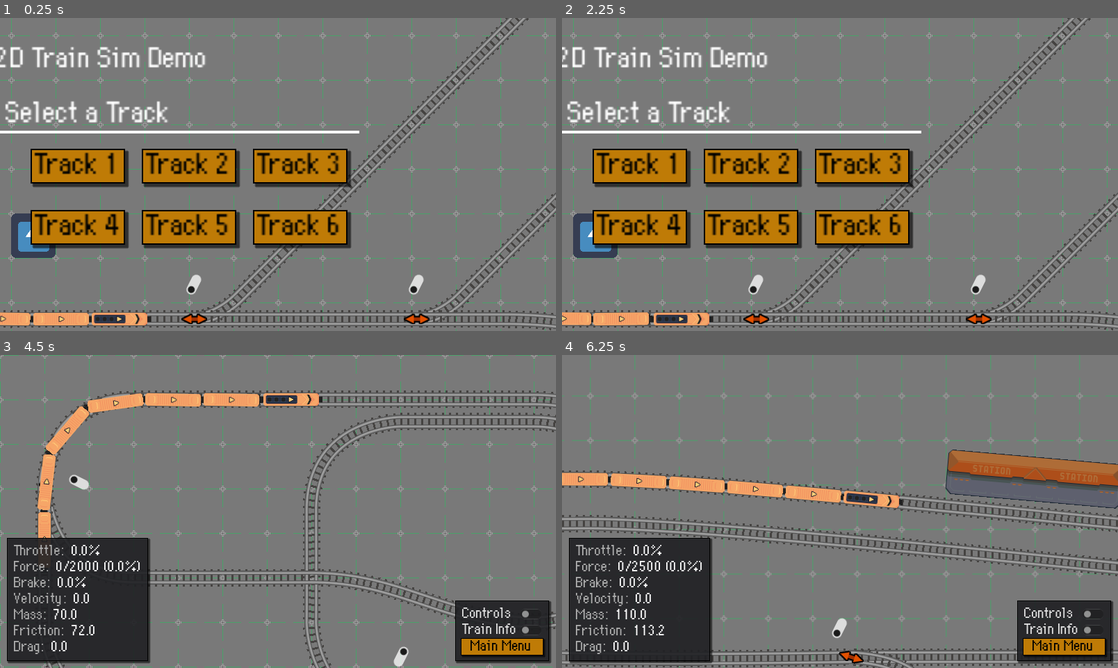
Above: before the commit, frames 1-4 (two rows, left to right).
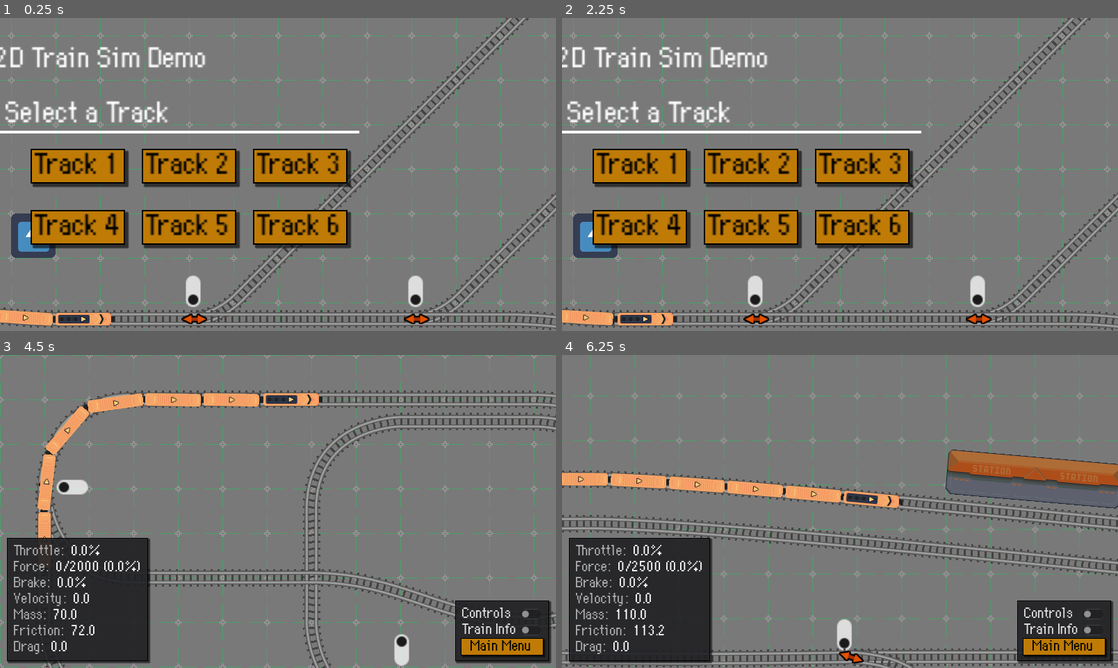
Above: after the commit, the same moments.

Repository: moonbench/simple-godot-train
Game: Godot game, scene res://Demo/Scenes/Game.tscn
Two runs of this game, one before a commit and one after it. Both use one fixed random seed, a clock stepped at 60 frames per second and the inputs below. The engine's default icon, where the game draws it, is replaced by a stand-in: a white triangle on a blue panel in a dark square.
Inputs (mouse positions are in pixels of both pictures, inside the frame that each line leads up to):
- Up to frame 1 (0.25 s): no input
- Up to frame 2 (2.25 s): click (762, 274) at 0.52 s; click "Track 1" at 1.25 s; click "Main Menu" at 2 s
- Up to frame 3 (4.5 s): click "Track 2" at 2.75 s; click "Main Menu" at 3.5 s; click "Track 3" at 4.25 s
- Up to frame 4 (6.25 s): click "Main Menu" at 5 s; click "Track 4" at 5.75 s

The runs differ from the first frame. In frame 1, 1.3% of the frame differs, in the area x 0-77%, y 82-100%; in frame 2, 1.3%; in frame 3, 0.4%; in frame 4, 0.2%.

Commit message:
Fixups

Diff:
--- a/Demo/Scenes/Game.tscn
+++ b/Demo/Scenes/Game.tscn
@@ -13,7 +13,7 @@
 [sub_resource type="Curve2D" id="1"]
 resource_local_to_scene = true
 _data = {
-"points": PackedVector2Array(0.000350952, 0.66742, -0.000350952, -0.66742, 64, -64, -193.007, 0.46365, 193.007, -0.46365, 256, 0, 0, 0, 0, 0, 520, 0)
+"points": PackedVector2Array(-189.644, 0.137689, 189.644, -0.137689, 0, -64, -193.007, 0.46365, 193.007, -0.46365, 320, 0, 0, 0, 0, 0, 520, 0)
 }
 point_count = 3
 
@@ -87,9 +87,9 @@
 [sub_resource type="Curve2D" id="16"]
 resource_local_to_scene = true
 _data = {
-"points": PackedVector2Array(0, 0, 0, 0, 112, 168, 0, 0, 0, 0, 112, 264, 0, 0, 0, 0, 240, 392, 0, 0, 0, 0, 1392, 392, 0, 0, 0, 0, 1456, 328)
-}
-point_count = 5
+"points": PackedVector2Array(0, 0, 0, 0, 48, 168, 0, 0, 0, 0, 240, 392, 0, 0, 0, 0, 1392, 392, 0, 0, 0, 0, 1456, 328)
+}
+point_count = 4
 
 [sub_resource type="FontFile" id="14"]
 fallbacks = Array[Font]([ExtResource("7")])
@@ -112,7 +112,7 @@
 [sub_resource type="Curve2D" id="17"]
 resource_local_to_scene = true
 _data = {
-"points": PackedVector2Array(0, 0, 0, 0, 64, 144, 0, 0, 0, 0, 64, -144, 0, 0, 0, 0, 320, -408, 0, 0, 0, 0, 704, -400)
+"points": PackedVector2Array(0, 0, 0, 0, 0, 144, 0, 0, 0, 0, 64, -144, 0, 0, 0, 0, 320, -408, 0, 0, 0, 0, 704, -400)
 }
 point_count = 4
 
@@ -153,7 +153,6 @@
 points = PackedVector2Array(0, 0, 1.42002, -0.0459953, 5.44007, -0.443412, 8.31259, -0.895513, 11.7001, -1.5814, 15.557 …(762 unchanged characters)…
 
 [node name="Pointer" parent="Tracks/TrackSwitch/LeftTrack" index="5"]
-position = Vector2(0, 0)
 rotation = -0.463648
 
 [node name="RightTrack" parent="Tracks/TrackSwitch" index="1"]
@@ -174,14 +173,11 @@
 points = PackedVector2Array(0, 0, 1.4375, 0, 5.5, 0, 8.39844, 0, 11.8125, 0, 15.6953, 0, 20, 0, 24.6797, 0, 27.1455, 0, …(382 unchanged characters)…
 
 [node name="Pointer" parent="Tracks/TrackSwitch/RightTrack" index="5"]
-position = Vector2(0, 0)
 rotation = 0.0
 
 [node name="Button" parent="Tracks/TrackSwitch" index="2"]
 offset_top = -88.0
 offset_bottom = -40.0
-focus_mode = 0
-button_pressed = true
 
 [node name="TrackSwitch2" parent="Tracks" instance=ExtResource("5")]
 position = Vector2(712, 512)
@@ -204,7 +200,6 @@
 points = PackedVector2Array(0, 0, 1.42002, -0.0459953, 5.44007, -0.443412, 8.31259, -0.895513, 11.7001, -1.5814, 15.557 …(762 unchanged characters)…
 
 [node name="Pointer" parent="Tracks/TrackSwitch2/LeftTrack" index="5"]
-position = Vector2(0, 0)
 rotation = -0.463648
 
 [node name="RightTrack" parent="Tracks/TrackSwitch2" index="1"]
@@ -225,14 +220,11 @@
 points = PackedVector2Array(0, 0, 1.4375, 0, 5.5, 0, 8.39844, 0, 11.8125, 0, 15.6953, 0, 20, 0, 24.6797, 0, 27.1455, 0, …(382 unchanged characters)…
 
 [node name="Pointer" parent="Tracks/TrackSwitch2/RightTrack" index="5"]
-position = Vector2(0, 0)
 rotation = 0.0
 
 [node name="Button" parent="Tracks/TrackSwitch2" index="2"]
 offset_top = -88.0
 offset_bottom = -40.0
-focus_mode = 0
-button_pressed = true
 
 [node name="Track2" parent="Tracks" instance=ExtResource("3")]
 position = Vector2(609, 253)
@@ -351,7 +343,7 @@
 text = "Moonbench Games 2023"
 
 [node name="TrackSwitch2" parent="." instance=ExtResource("5")]
-position = Vector2(-64, 448)
+position = Vector2(-128, 448)
 rotation = -3.14159
 
 [node name="TrackSwitch" parent="." instance=ExtResource("5")]
--- a/Scenes/TrackSwitch.tscn
+++ b/Scenes/TrackSwitch.tscn
@@ -1,136 +1,136 @@
-[gd_scene load_steps=12 format=2]
+[gd_scene load_steps=12 format=3 uid="uid://jvakchg2s8i4"]
 
-[ext_resource path="res://Scripts/TrackSwitch.gd" type="Script" id=1]
-[ext_resource path="res://Scenes/Track.tscn" type="PackedScene" id=2]
-[ext_resource path="res://Demo/Assets/arrow.png" type="Texture2D" id=3]
-[ext_resource path="res://Demo/Assets/switch_right.png" type="Texture2D" id=4]
-[ext_resource path="res://Demo/Assets/switch_left.png" type="Texture2D" id=5]
+[ext_resource type="Script" path="res://Scripts/TrackSwitch.gd" id="1"]
+[ext_resource type="PackedScene" path="res://Scenes/Track.tscn" id="2"]
+[ext_resource type="Texture2D" uid="uid://cjm22oirs0or4" path="res://Demo/Assets/arrow.png" id="3"]
+[ext_resource type="Texture2D" uid="uid://cy6vudnfoiv4o" path="res://Demo/Assets/switch_right.png" id="4"]
+[ext_resource type="Texture2D" uid="uid://cbhnr32w8moim" path="res://Demo/Assets/switch_left.png" id="5"]
 
-[sub_resource type="Curve2D" id=3]
+[sub_resource type="Curve2D" id="3"]
 resource_local_to_scene = true
 _data = {
-"points": PackedVector2Array( 0, 0, 0, 0, 0, 0, -24.0172, 16.0049, 24.0172, -16.0049, 64, -16, 0, 0, 0, 0, 128, -32 )
+"points": PackedVector2Array(0, 0, 0, 0, 0, 0, -24.0172, 16.0049, 24.0172, -16.0049, 64, -16, 0, 0, 0, 0, 128, -32)
 }
+point_count = 3
 
-[sub_resource type="ArrayMesh" id=7]
-surfaces/0 = {
-"aabb": AABB( -1.5, -12.5, 0, 3.00001, 25, 0 ),
-"array_data": PackedByteArray( 0, 0, 192, 63, 0, 0, 72, 65, 0, 0, 128, 63, 0, 0, 128, 63, 0, 0, 192, 191, 0, 0, 72, 65, 0, 0, 0, 0, 0, 0, 128, 63, 0, 0, 192, 191, 0, 0, 72, 193, 0, 0, 0, 0, 0, 0, 0, 0, 0, 0, 192, 63, 0, 0, 72, 193, 0, 0, 128, 63, 0, 0, 0, 0 ),
-"array_index_data": PackedByteArray( 3, 0, 0, 0, 1, 0, 1, 0, 2, 0, 3, 0 ),
-"blend_shape_data": [  ],
-"format": 262417,
+[sub_resource type="ArrayMesh" id="7"]
+_surfaces = [{
+"aabb": AABB(-1.5, -12.5, 0, 3.00001, 25, 0),
+"attribute_data": PackedByteArray(0, 0, 128, 63, 0, 0, 128, 63, 0, 0, 0, 0, 0, 0, 128, 63, 0, 0, 0, 0, 0, 0, 0, 0, 0, 0, 128, 63, 0, 0, 0, 0),
+"format": 34360004625,
 "index_count": 6,
-"primitive": 4,
-"skeleton_aabb": [  ],
-"vertex_count": 4
-}
+"index_data": PackedByteArray(3, 0, 0, 0, 1, 0, 1, 0, 2, 0, 3, 0),
+"primitive": 3,
+"uv_scale": Vector4(0, 0, 0, 0),
+"vertex_count": 4,
+"vertex_data": PackedByteArray(0, 0, 192, 63, 0, 0, 72, 65, 114, 0, 0, 0, 0, 0, 192, 191, 0, 0, 72, 65, 120, 0, 0, 0, 0, 0, 192, 191, 0, 0, 72, 193, 111, 0, 0, 0, 0, 0, 192, 63, 0, 0, 72, 193, 116, 0, 0, 0)
+}]
 
-[sub_resource type="MultiMesh" id=8]
+[sub_resource type="MultiMesh" id="8"]
 resource_local_to_scene = true
 instance_count = 13
-mesh = SubResource( 7 )
-transform_2d_array = PackedVector2Array( 0.997862, -0.0653509, 0.0653509, 0.997862, 4.99457, -0.158784, 0.99271, -0.120526, 0.120526, 0.99271, 14.9612, -0.951593, 0.983963, -0.178375, 0.178375, 0.983963, 24.8715, -2.29786, 0.96941, -0.245445, 0.245445, 0.96941, 34.6664, -4.23916, 0.944773, -0.327724, 0.327724, 0.944773, 44.3102, -6.88866, 0.901815, -0.432122, 0.432122, 0.901815, 53.6689, -10.4116, 0.844883, -0.534951, 0.534951, 0.844883, 62.5187, -15.0453, 0.90983, -0.41498, 0.41498, 0.90983, 71.1414, -20.0982, 0.949275, -0.314447, 0.314447, 0.949275, 80.3453, -23.9782, 0.972032, -0.23485, 0.23485, 0.972032, 89.8998, -26.9119, 0.985534, -0.169477, 0.169477, 0.985534, 99.6491, -29.0879, 0.993644, -0.112567, 0.112567, 0.993644, 109.516, -30.6351, 0.998391, -0.0566985, 0.0566985, 0.998391, 119.466, -31.6243 )
+mesh = SubResource("7")
+buffer = PackedFloat32Array(0.99808, 0.0619355, 0, 4.99647, -0.0619355, 0.99808, 0, -0.176247, 0.992584, 0.121561, 0, 14.9636, -0.121561, 0.992584, 0, -0.961535, 0.98391, 0.178665, 0, 24.872, -0.178665, 0.98391, 0, -2.3014, 0.969346, 0.245701, 0, 34.6786, -0.245701, 0.969346, 0, -4.24871, 0.94496, 0.327185, 0, 44.3185, -0.327185, 0.94496, 0, -6.89671, 0.901406, 0.432975, 0, 53.6711, -0.432975, 0.901406, 0, -10.4225, 0.847398, 0.530958, 0, 62.5188, -0.530958, 0.847398, 0, -15.0622, 0.910455, 0.413608, 0, 71.1488, -0.413608, 0.910455, 0, -20.1015, 0.949217, 0.314623, 0, 80.3623, -0.314623, 0.949217, 0, -23.9741, 0.971893, 0.235421, 0, 89.9172, -0.235421, 0.971893, 0, -26.9123, 0.985566, 0.169292, 0, 99.675, -0.169292, 0.985566, 0, -29.0902, 0.993711, 0.111976, 0, 109.553, -0.111976, 0.993711, 0, -30.6375, 0.99852, 0.0543856, 0, 119.504, -0.0543856, 0.99852, 0, -31.6189)
 
-[sub_resource type="Curve2D" id=4]
+[sub_resource type="Curve2D" id="4"]
 resource_local_to_scene = true
 _data = {
-"points": PackedVector2Array( 0, 0, 0, 0, 0, 0, -23.902, -16.0644, 23.902, 16.0644, 64, 16, 0, 0, 0, 0, 128, 32 )
+"points": PackedVector2Array(0, 0, 0, 0, 0, 0, -23.902, -16.0644, 23.902, 16.0644, 64, 16, 0, 0, 0, 0, 128, 32)
 }
+point_count = 3
 
-[sub_resource type="MultiMesh" id=9]
+[sub_resource type="MultiMesh" id="9"]
 resource_local_to_scene = true
 instance_count = 13
-mesh = SubResource( 7 )
-transform_2d_array = PackedVector2Array( 0.997947, 0.0640496, -0.0640496, 0.997947, 4.99855, 0.151877, 0.992838, 0.119466, -0.119466, 0.992838, 14.9734, 0.932876, 0.984107, 0.177575, -0.177575, 0.984107, 24.87, 2.26685, 0.96946, 0.245249, -0.245249, 0.96946, 34.6843, 4.20508, 0.944619, 0.32817, -0.32817, 0.944619, 44.3251, 6.85303, 0.901062, 0.433689, -0.433689, 0.901062, 53.6716, 10.3796, 0.842941, 0.538006, -0.538006, 0.842941, 62.5197, 15.0383, 0.909125, 0.416523, -0.416523, 0.909125, 71.1225, 20.1158, 0.949179, 0.314736, -0.314736, 0.949179, 80.3335, 24.0132, 0.972129, 0.234445, -0.234445, 0.972129, 89.8904, 26.9492, 0.985697, 0.168525, -0.168525, 0.985697, 99.6571, 29.1232, 0.993793, 0.111241, -0.111241, 0.993793, 109.543, 30.6626, 0.998477, 0.0551718, -0.0551718, 0.998477, 119.494, 31.6382 )
+mesh = SubResource("7")
+buffer = PackedFloat32Array(0.998161, -0.0606138, 0, 4.9967, 0.0606138, 0.998161, 0, 0.169335, 0.992718, -0.120463, 0, 14.9649, 0.120463, 0.992718, 0, 0.941528, 0.984056, -0.17786, 0, 24.8746, 0.17786, 0.984056, 0, 2.27126, 0.969438, -0.245335, 0, 34.6825, 0.245335, 0.969438, 0, 4.2115, 0.94476, -0.327764, 0, 44.323, 0.327764, 0.94476, 0, 6.85737, 0.900677, -0.43449, 0, 53.6727, 0.43449, 0.900677, 0, 10.3905, 0.845457, -0.534044, 0, 62.5101, 0.534044, 0.845457, 0, 15.0492, 0.909687, -0.415296, 0, 71.1238, 0.415296, 0.909687, 0, 20.116, 0.949046, -0.315138, 0, 80.3315, 0.315138, 0.949046, 0, 24.0022, 0.971927, -0.235281, 0, 89.8852, 0.235281, 0.971927, 0, 26.9436, 0.985685, -0.168599, 0, 99.6437, 0.168599, 0.985685, 0, 29.1183, 0.993825, -0.110961, 0, 109.523, 0.110961, 0.993825, 0, 30.6579, 0.998585, -0.0531744, 0, 119.475, 0.0531744, 0.998585, 0, 31.6286)
 
-[sub_resource type="Theme" id=10]
-CheckButton/icons/off = ExtResource( 5 )
-CheckButton/icons/on = ExtResource( 4 )
+[sub_resource type="Theme" id="10"]
+CheckButton/icons/off = ExtResource("5")
+CheckButton/icons/on = ExtResource("4")
 CheckButton/styles/normal = null
 
 [node name="TrackSwitch" type="Node2D"]
-script = ExtResource( 1 )
+script = ExtResource("1")
 
-[node name="LeftTrack" parent="." instance=ExtResource( 2 )]
-curve = SubResource( 3 )
+[node name="LeftTrack" parent="." instance=ExtResource("2")]
+curve = SubResource("3")
 
 [node name="MultiMeshInstance2D" parent="LeftTrack" index="1"]
-multimesh = SubResource( 8 )
+multimesh = SubResource("8")
 
 [node name="HeadPoint" parent="LeftTrack" index="2"]
-rotation = -0.0290338
+rotation = -0.244979
 
 [node name="TrackJunction" parent="LeftTrack/HeadPoint" index="0"]
 parent = NodePath("../../..")
 
 [node name="TailPoint" parent="LeftTrack" index="3"]
-position = Vector2( 128, -32 )
-rotation = -0.0279697
-offset = 133.542
+position = Vector2(128, -32)
+rotation = -0.244979
+progress = 133.506
 
 [node name="TrackJunction" parent="LeftTrack/TailPoint" index="0"]
 parent = NodePath("../../..")
 side = "left"
 
 [node name="Line2D" parent="LeftTrack" index="4"]
-points = PackedVector2Array( 0, 0, 4.99457, -0.158784, 9.98629, -0.485696, 14.9612, -0.951593, 19.9214, -1.55381, 24.8715, -2.29786, 29.7844, -3.18848, 34.6664, -4.23916, 39.5133, -5.46634, 44.3102, -6.88866, 49.0397, -8.52925, 53.6689, -10.4116, 58.1781, -12.5723, 62.5187, -15.0453, 66.7443, -17.7208, 71.1414, -20.0982, 75.6885, -22.1722, 80.3453, -23.9782, 85.0849, -25.5482, 89.8998, -26.9119, 94.755, -28.0849, 99.6491, -29.0879, 104.571, -29.9343, 109.516, -30.6351, 114.482, -31.1977, 119.466, -31.6243, 124.459, -31.9079, 128, -32 )
+points = PackedVector2Array(0, 0, 1.76492, -0.031049, 6.62258, -0.249311, 10.0063, -0.487294, 13.9173, -0.842458, 18.2737, -1.33826, 22.9935, -1.99816, 25.4641, -2.39698, 27.9948, -2.84562, 30.5754, -3.34702, 33.1956, -3.9041, 35.8451, -4.5198, 38.5139, -5.19705, 41.1915, -5.93878, 43.8677, -6.74793, 46.5324, -7.62743, 49.1753, -8.58021, 51.786, -9.6092, 54.3544, -10.7173, 56.8703, -11.9076, 59.3233, -13.1828, 61.7033, -14.546, 64, -16, 66.2967, -17.454, 68.6767, -18.8172, 71.1297, -20.0924, 73.6456, -21.2827, 76.214, -22.3908, 78.8247, -23.4198, 81.4676, -24.3726, 84.1323, -25.2521, 86.8085, -26.0612, 89.4861, -26.803, 92.1549, -27.4802, 94.8044, -28.0959, 97.4246, -28.653, 100.005, -29.1544, 102.536, -29.603, 105.006, -30.0018, 109.726, -30.6617, 114.083, -31.1575, 117.994, -31.5127, 121.377, -31.7507, 126.235, -31.969, 128, -32)
 
 [node name="Pointer" type="PathFollow2D" parent="LeftTrack"]
 visible = false
-position = Vector2( 64.0158, -15.9894 )
-rotation = -0.557619
 z_index = 2
-offset = 66.7697
+rotation = -0.244979
 
 [node name="Sprite2D" type="Sprite2D" parent="LeftTrack/Pointer"]
-texture = ExtResource( 3 )
+texture = ExtResource("3")
 
-[node name="RightTrack" parent="." instance=ExtResource( 2 )]
+[node name="RightTrack" parent="." instance=ExtResource("2")]
 z_index = 1
-curve = SubResource( 4 )
+curve = SubResource("4")
 
 [node name="MultiMeshInstance2D" parent="RightTrack" index="1"]
-multimesh = SubResource( 9 )
+multimesh = SubResource("9")
 
 [node name="HeadPoint" parent="RightTrack" index="2"]
-rotation = 0.0276211
+rotation = 0.244979
 
 [node name="TrackJunction" parent="RightTrack/HeadPoint" index="0"]
 parent = NodePath("../../..")
 enabled = false
 
 [node name="TailPoint" parent="RightTrack" index="3"]
-position = Vector2( 128, 32 )
-rotation = 0.0265524
-offset = 133.514
+position = Vector2(128, 32)
+rotation = 0.244979
+progress = 133.535
 
 [node name="TrackJunction" parent="RightTrack/TailPoint" index="0"]
 parent = NodePath("../../..")
 side = "right"
 
 [node name="Line2D" parent="RightTrack" index="4"]
-points = PackedVector2Array( 0, 0, 4.99855, 0.151877, 9.99228, 0.472381, 14.9734, 0.932876, 19.9316, 1.52949, 24.87, 2.26685, 29.793, 3.15517, 34.6843, 4.20508, 39.539, 5.43321, 44.3251, 6.85303, 49.0416, 8.49161, 53.6716, 10.3796, 58.1779, 12.5485, 62.5197, 15.0383, 66.7323, 17.727, 71.1225, 20.1158, 75.6752, 22.2017, 80.3335, 24.0132, 85.0857, 25.589, 89.8904, 26.9492, 94.7538, 28.1221, 99.6571, 29.1232, 104.589, 29.9664, 109.543, 30.6626, 114.517, 31.2194, 119.494, 31.6382, 124.487, 31.914, 128, 32 )
+points = PackedVector2Array(0, 0, 1.76964, 0.0286086, 6.63878, 0.240944, 10.0295, 0.47531, 13.9477, 0.82677, 18.3109, 1.31904, 23.0368, 1.97585, 25.5098, 2.37337, 28.0427, 2.82091, 30.6249, 3.32145, 33.2462, 3.87795, 35.8963, 4.49337, 38.5649, 5.17068, 41.2417, 5.91285, 43.9163, 6.72283, 46.5786, 7.6036, 49.218, 8.55812, 51.8245, 9.58935, 54.3875, 10.7003, 56.8969, 11.8938, 59.3423, 13.173, 61.7135, 14.5407, 64, 16, 66.2865, 17.4593, 68.6577, 18.827, 71.1031, 20.1062, 73.6125, 21.2997, 76.1756, 22.4107, 78.782, 23.4419, 81.4214, 24.3964, 84.0837, 25.2772, 86.7583, 26.0872, 89.4351, 26.8293, 92.1037, 27.5066, 94.7538, 28.1221, 97.3751, 28.6785, 99.9574, 29.1791, 102.49, 29.6266, 104.963, 30.0242, 109.689, 30.681, 114.052, 31.1732, 117.97, 31.5247, 121.361, 31.7591, 126.23, 31.9714, 128, 32)
 
 [node name="Pointer" type="PathFollow2D" parent="RightTrack"]
-position = Vector2( 64.0026, 15.9805 )
-rotation = 0.561357
 z_index = 2
-offset = 66.7572
+rotation = 0.244979
 
 [node name="Sprite2D" type="Sprite2D" parent="RightTrack/Pointer"]
-texture = ExtResource( 3 )
+texture = ExtResource("3")
 
 [node name="Button" type="CheckButton" parent="."]
-offset_left = -32.0
-offset_top = -72.0
-offset_right = 44.0
-offset_bottom = -24.0
-rotation = 90.0
-pivot_offset = Vector2( 38, 24 )
-theme = SubResource( 10 )
+offset_left = -40.0
+offset_top = -104.0
+offset_right = 36.0
+offset_bottom = -56.0
+rotation = 1.5708
+scale = Vector2(1.5, 1.5)
+pivot_offset = Vector2(38, 24)
+focus_mode = 0
+theme = SubResource("10")
+button_pressed = true
+keep_pressed_outside = true
 shortcut_in_tooltip = false
-pressed = true
-keep_pressed_outside = true
 
 [connection signal="wheel_at_head" from="LeftTrack" to="." method="_on_LeftTrack_wheel_at_head"]
 [connection signal="wheel_at_tail" from="LeftTrack" to="." method="_on_LeftTrack_wheel_at_tail"]
Not shown: 1 places in Demo/Scenes/Game.tscn that only renumber resources
